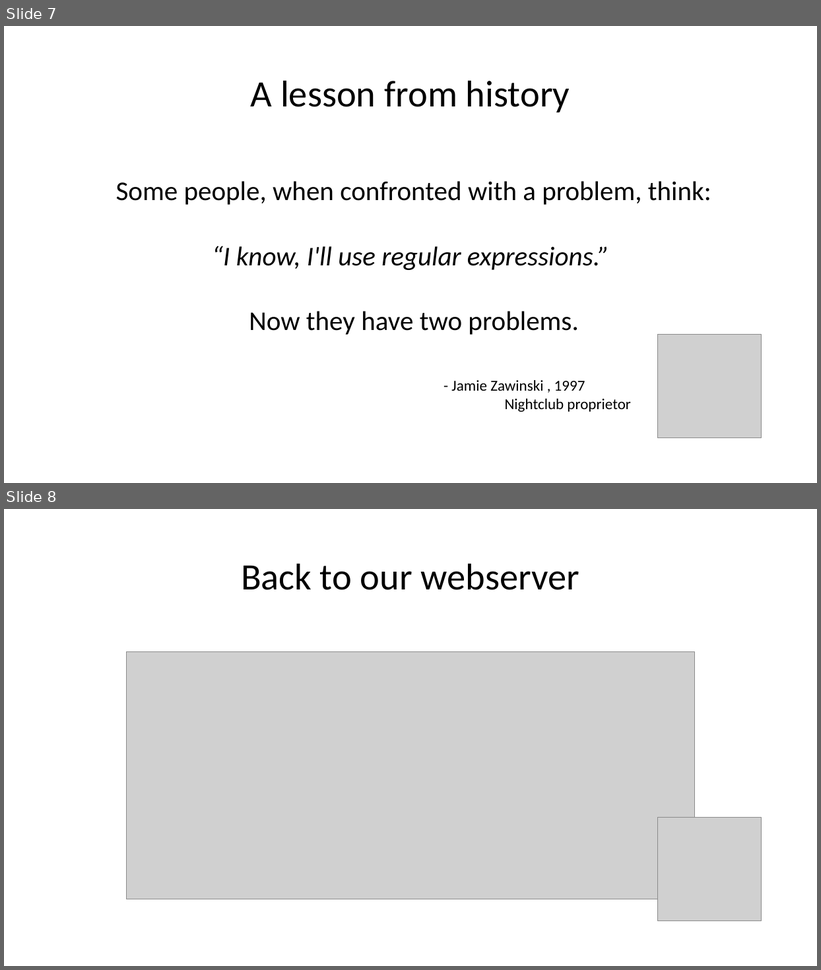
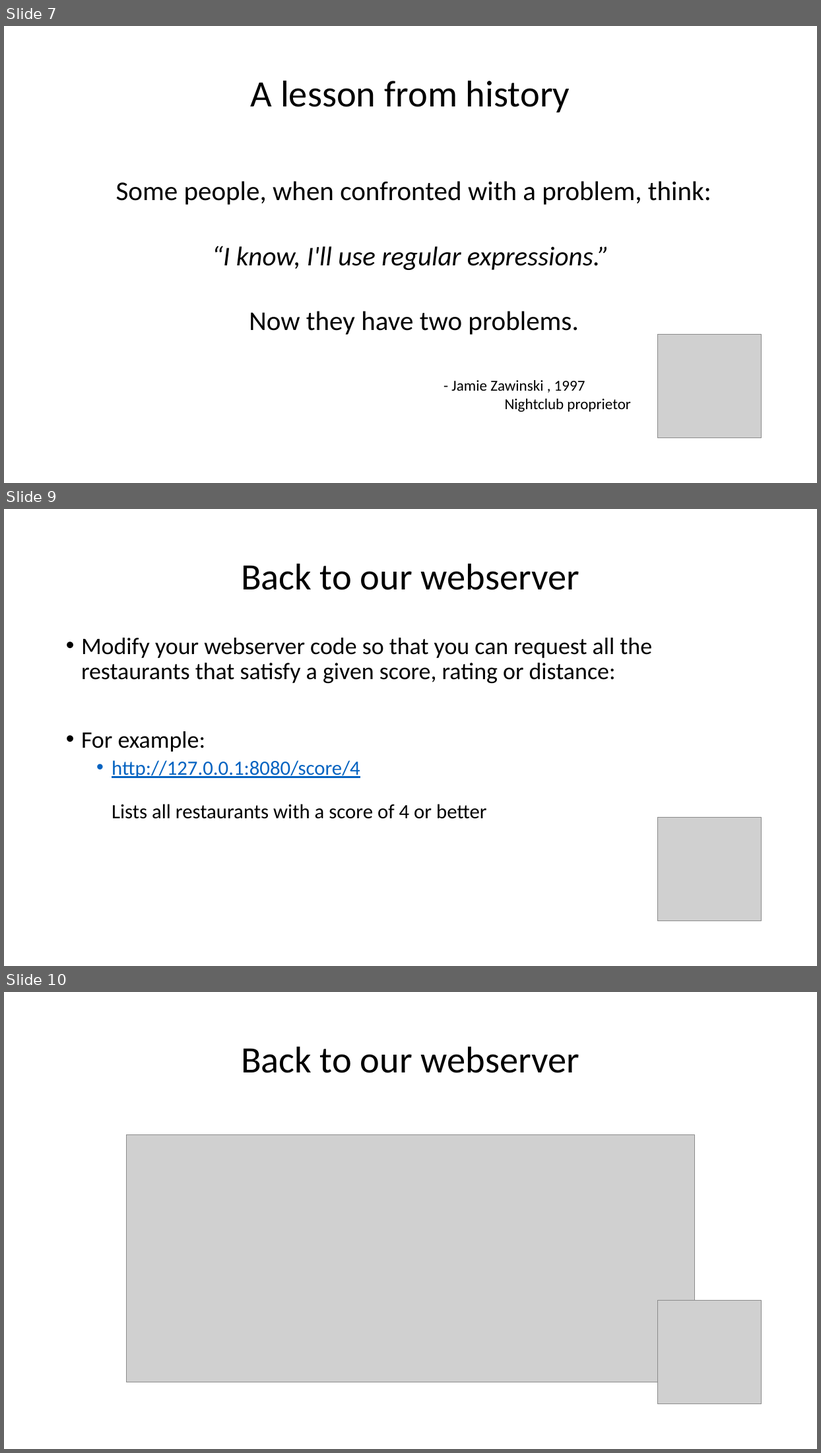
Before and after one commit to wilkotom/python_examples, a slide deck: Python Level 2/Lesson 7/Session 7.pptx. Shown one above the other, each under a label of ours: slides 7 and 8 before the commit, slides 7, 9 and 10 after it; the slides between them are not shown. The pictures are 821x970 and 821x1453 pixels, drawn with LibreOffice and Linux fonts; fonts in the diff are those of the drawing; grey boxes stand for pictures. Boxes give left, top, right and bottom in pixels: in the first picture for what was removed or moved away, otherwise in the second. Text is boxed around its words. In the diff, an @@ line names an element or a change of style, - is before the commit and + after.

```diff
--- a/Python Level 2/Lesson 7/Session 7.pptx
+++ b/Python Level 2/Lesson 7/Session 7.pptx
@@ slide 9 added at bbox=[4, 509, 817, 966], background #FFFFFF @@
@@ title added at bbox=[241, 563, 580, 590], 44 pt, text #000000 @@
+Back to our webserver
@@ text added at bbox=[81, 638, 652, 819], 28 pt, text #000000 @@
+• Modify your webserver code so that you can request all the restaurants that satisfy a given score, rating or distance:
+• For example:
+  • http://127.0.0.1:8080/score/4
+    Lists all restaurants with a score of 4 or better
@@ picture added at bbox=[658, 818, 762, 921] @@
@@ what was slide 8 is now slide 10 @@
```
Also in this commit, not shown: 5 slides changed, 1 other slide added.
